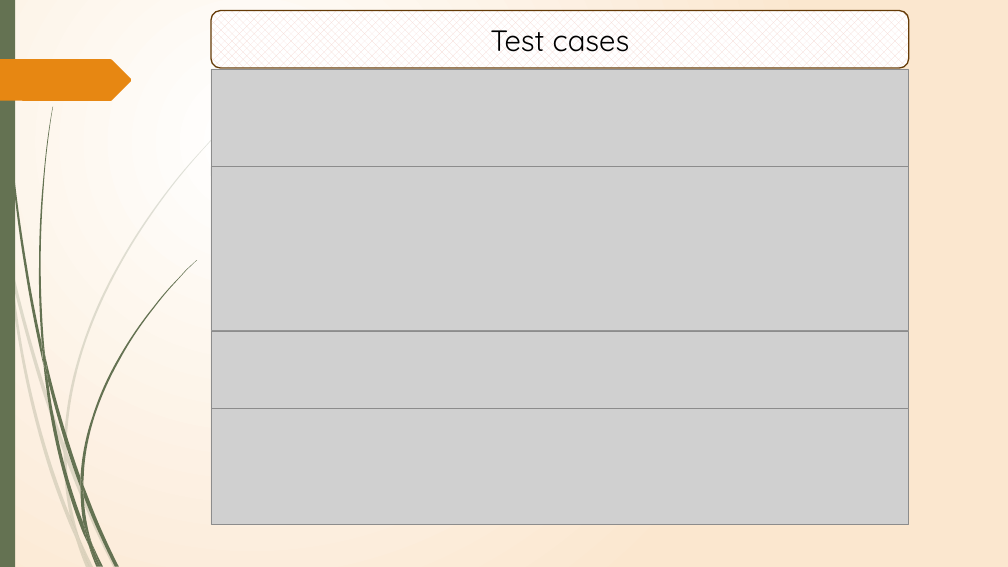
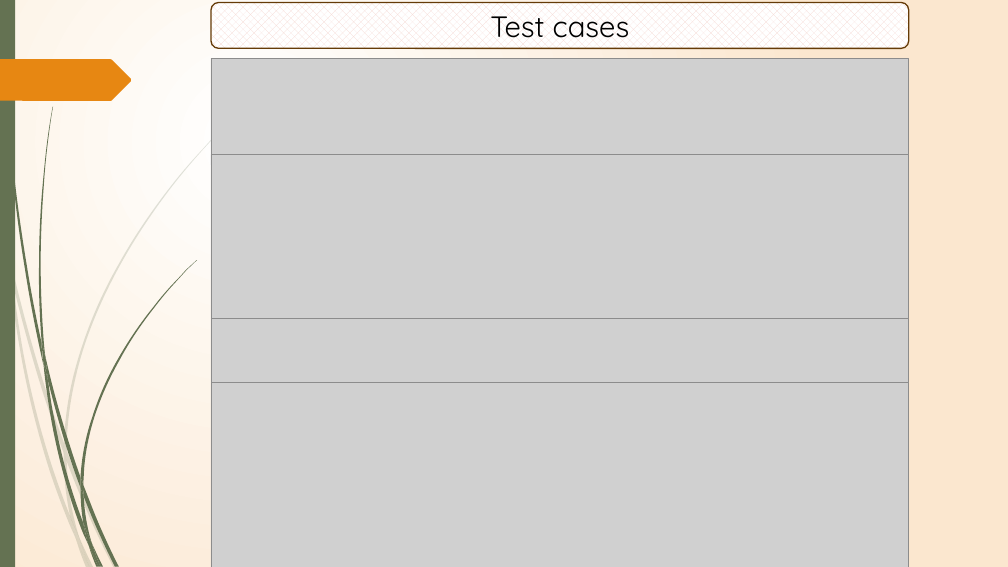
Before and after one commit to AnaoMaria/Manual_testing_jira_ecommerce, a slide deck: slide 10 of PREDA OANA MARIA FINAL.pptm. Drawn at 1008x567 pixels with LibreOffice and Linux fonts; fonts in the diff are those of the drawing; grey boxes stand for pictures. Boxes give left, top, right and bottom in pixels: in the first picture for what was removed or moved away, otherwise in the second. Text is boxed around its words. In the diff, an @@ line names an element or a change of style, - is before the commit and + after.

```diff
--- a/PREDA OANA MARIA FINAL.pptm
+++ b/PREDA OANA MARIA FINAL.pptm
@@ rounded rectangle "Test cases": place and size @@
-rounded rectangle "Test cases" at box(211, 11, 909, 68)
+rounded rectangle "Test cases" at box(211, 2, 909, 48)
@@ picture: place and size @@
-picture at box(211, 69, 909, 175)
+picture at box(211, 58, 909, 165)
@@ picture: place and size @@
-picture at box(211, 166, 909, 330)
+picture at box(211, 154, 909, 318)
@@ picture: place and size @@
-picture at box(211, 331, 909, 408)
+picture at box(211, 318, 909, 383)
@@ picture: place and size @@
-picture at box(211, 408, 909, 525)
+picture at box(211, 383, 909, 567)
```
